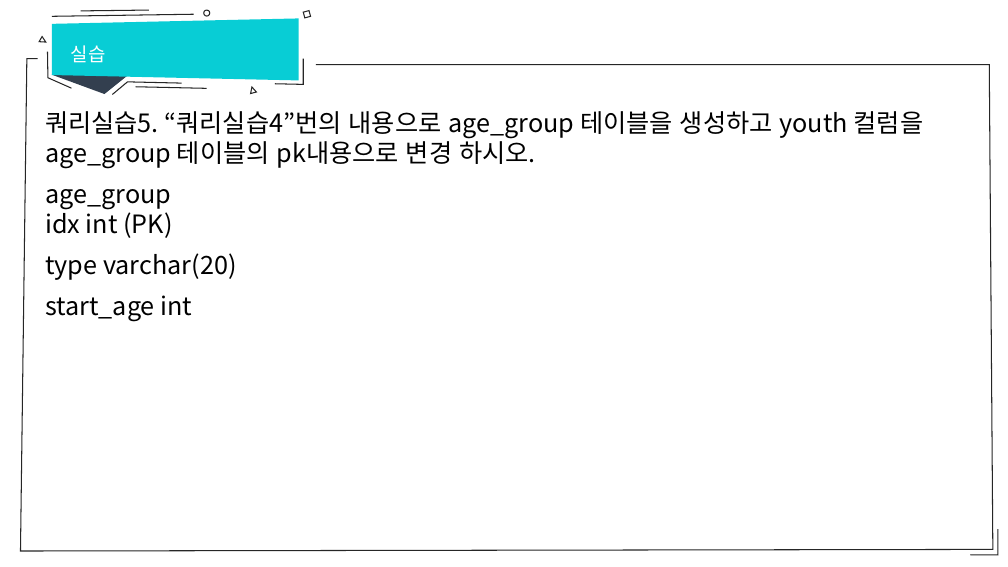
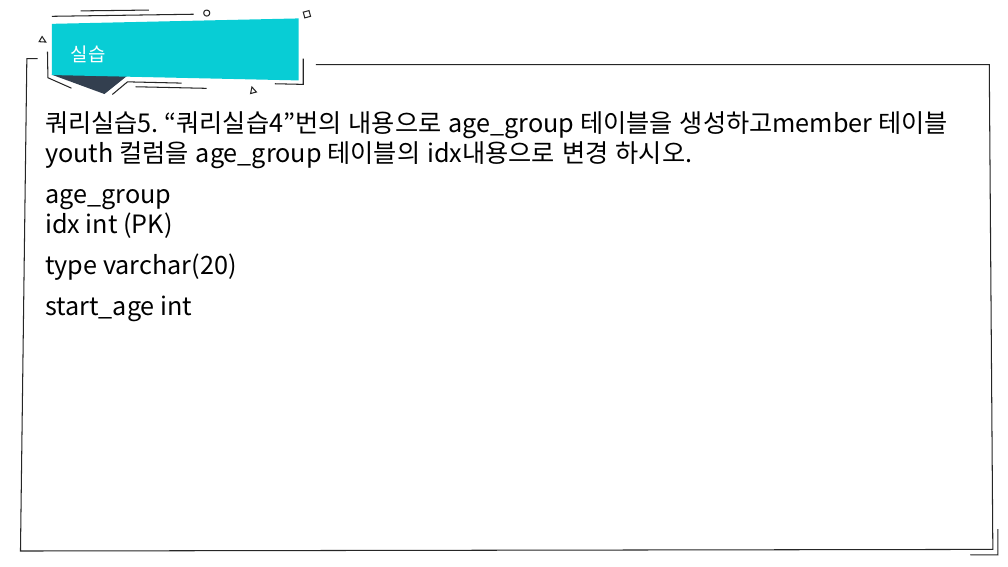
Before and after one commit to hitxid/openDatabase, a slide deck: slide 3 of database/20220622_시작전 문제.pptx. Drawn at 1008x567 pixels with LibreOffice and Linux fonts; fonts in the diff are those of the drawing. Boxes give left, top, right and bottom in pixels: in the first picture for what was removed or moved away, otherwise in the second. Text is boxed around its words. In the diff, an @@ line names an element or a change of style, - is before the commit and + after.

```diff
--- a/database/20220622_시작전 문제.pptx
+++ b/database/20220622_시작전 문제.pptx
@@ text at [45,111,948,169]: text changed @@
-쿼리실습5. “쿼리실습4”번의 내용으로 age_group 테이블을 생성하고 youth 컬럼을 age_group 테이블의 pk내용으로 변경 하시오.
+쿼리실습5. “쿼리실습4”번의 내용으로 age_group 테이블을 생성하고member 테이블 youth 컬럼을 age_group 테이블의 idx내용으로 변경 하시오.
```
Also in this commit, not shown: 3 other files.
